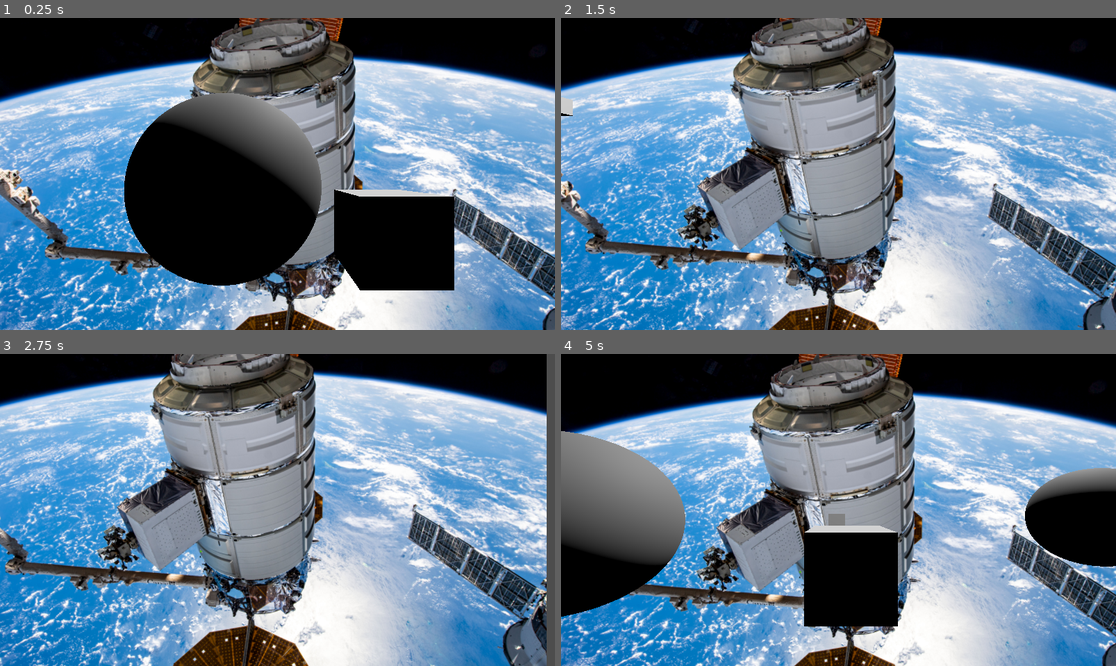
Above: before the commit, frames 1-4 (two rows, left to right).
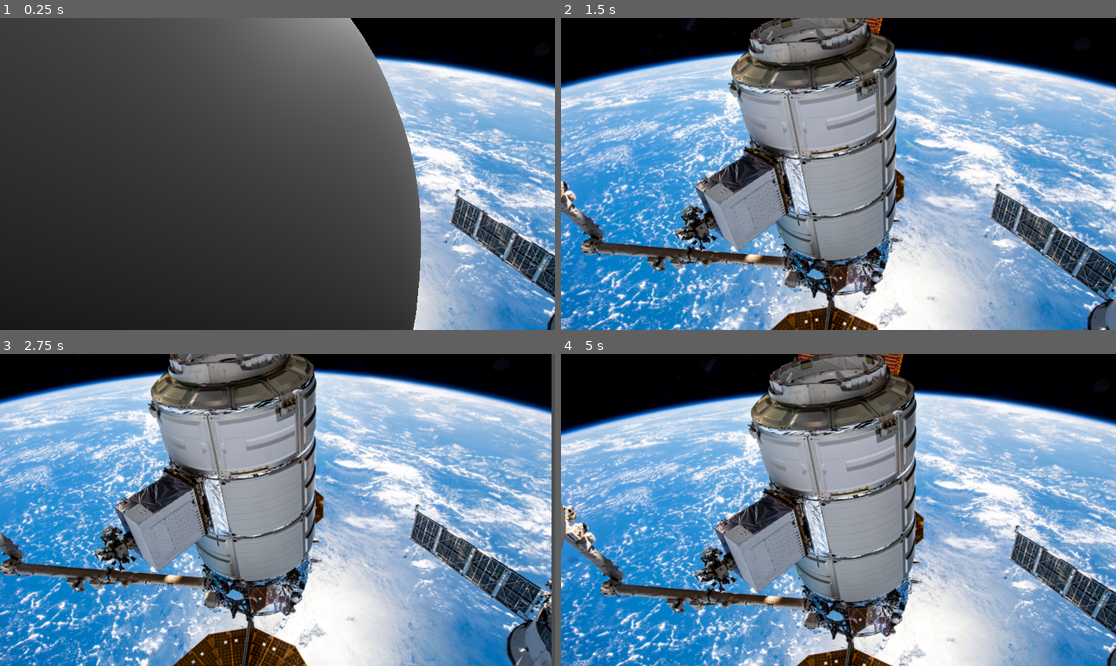
Above: after the commit, the same moments.

Repository: Merchant151/Godot_nodes
Game: Godot game, scene res://tstsrc.tscn
Two runs of this game, one before a commit and one after it. Both use one fixed random seed, a clock stepped at 60 frames per second and the inputs below.
Inputs:
- Up to frame 1 (0.25 s): no input
- Up to frame 2 (1.5 s): tap Enter at 0.5 s; hold Right (right) 0.53-1.28 s; hold Down (down) from 1.28 s (still down)
- Up to frame 3 (2.75 s): release Down (down) at 2.03 s; hold Right (right) from 2.03 s (still down)
- Up to frame 4 (5 s): release Right (right) at 2.78 s; hold Up (up) 2.78-3.53 s; hold Left (left) from 3.53 s (still down)

The runs differ from the first frame. In frame 1, 77% of the frame differs, in the area x 0-100%, y 0-100%; in frame 2, 32%; in frame 3, 34%; in frame 4, 43%.

Commit message:
testing meshinstance 3d

Diff:
--- a/nodes/scripts/draw_script_modified.gd
+++ b/nodes/scripts/draw_script_modified.gd
@@ -25,7 +25,7 @@
 	var point = 0
 
 	# Loop over rings.
-	for i in range(rings + 1):
+	for i in range(1 + 1):
 		var v = float(i) / rings
 		var w = sin(PI * v)
 		var y = cos(PI * v)
--- a/nodes/tstsrc.tscn
+++ b/nodes/tstsrc.tscn
@@ -12,11 +12,11 @@
 [node name="Node3D" type="Node3D"]
 
 [node name="Camera3D" type="Camera3D" parent="."]
-transform = Transform3D(1, 0, 0, 0, 1, 0, 0, 0, 1, -6.49333, 1.48434, 20.319)
+transform = Transform3D(1, 0, 0, 0, 1, 0, 0, 0, 1, -6.493, 1.484, 14)
 script = ExtResource("1_eotw7")
 
 [node name="ObjectTemplate" type="Node3D" parent="."]
-transform = Transform3D(1, 0, 0, 0, 1, 0, 0, 0, 1, -4.22305, 0, -4.87889)
+transform = Transform3D(-0.972837, 0, -0.231493, 0, 1, 0, 0.231493, 0, -0.972837, -4.22305, 0, 35.6345)
 
 [node name="StaticBody3D" type="StaticBody3D" parent="ObjectTemplate"]
 
@@ -27,10 +27,10 @@
 [node name="test_import_object" parent="ObjectTemplate/StaticBody3D" instance=ExtResource("1_b6m7w")]
 
 [node name="ObjectTemplate2" parent="." instance=ExtResource("2_i7htb")]
-transform = Transform3D(1, 0, 0, 0, 1, 0, 0, 0, 1, -3.72769, 0, 14.9818)
+transform = Transform3D(1, 0, 0, 0, 1, 0, 0, 0, 1, 21.1029, 0, 41.9404)
 
 [node name="MeshInstance3D_drawTest1" type="MeshInstance3D" parent="."]
-transform = Transform3D(1, 0, 0, 0, 1, 0, 0, 0, 1, 1.26244, 1.34096, 16.0674)
+transform = Transform3D(1, 0, 0, 0, 1, 0, 0, 0, 1, 1.262, 1.341, 13)
 mesh = SubResource("ArrayMesh_eotw7")
 script = ExtResource("3_yiiul")
 
@@ -48,6 +48,6 @@
 texture = ExtResource("5_25pst")
 
 [node name="MeshInstance3D_drawTest2" type="MeshInstance3D" parent="."]
-transform = Transform3D(0.998486, 0.0550025, 0, -0.0550025, 0.998486, 0, 0, 0, 1, -7.00851, 1.34096, 17.9791)
+transform = Transform3D(0.998486, 0.0550025, 0, -0.0550025, 0.998486, 0, 0, 0, 1, -7.009, 1.341, 13)
 mesh = SubResource("ArrayMesh_eotw7")
 script = ExtResource("6_eda1f")
